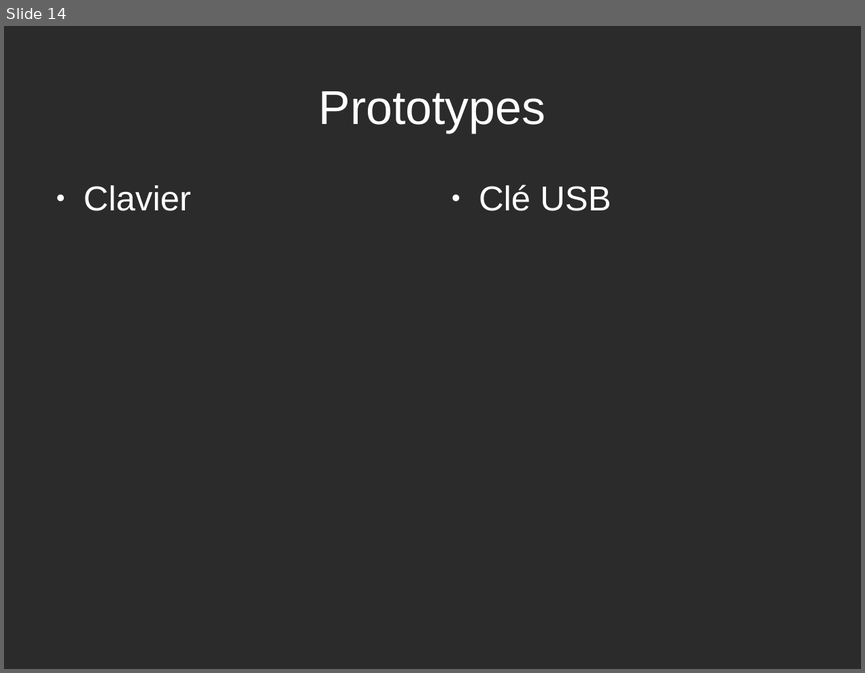
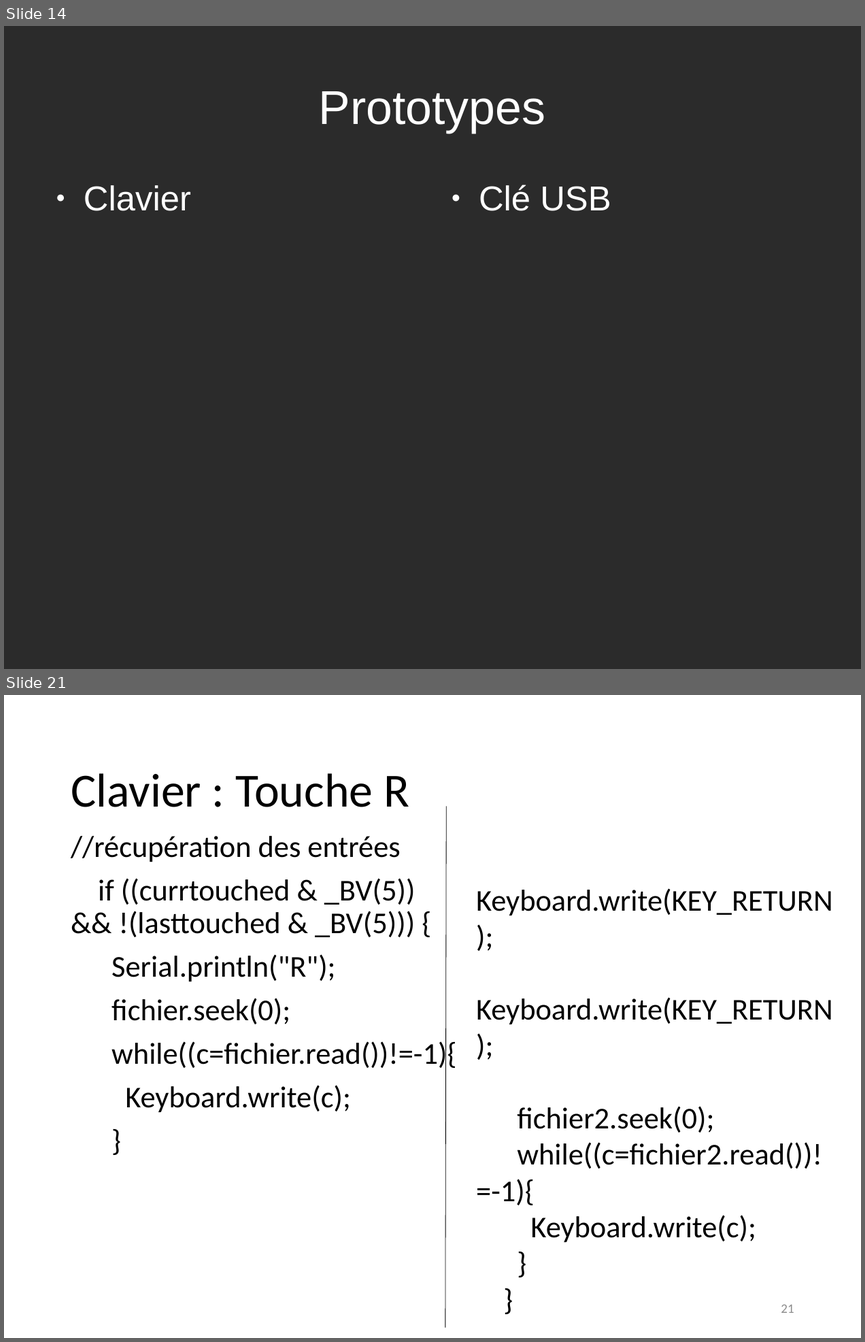
Before and after one commit to rguillomon/IMA3-4_Project, a slide deck: P12(périphUSB).odp. Shown one above the other, each under a label of ours: slide 14 before the commit, slides 14 and 21 after it; the slides between them are not shown. The pictures are 865x673 and 865x1342 pixels, drawn with LibreOffice and Linux fonts; fonts in the diff are those of the drawing; background and template pictures are left out; a plain dark background stands for a picture behind light text. Boxes give left, top, right and bottom in pixels: in the first picture for what was removed or moved away, otherwise in the second. Text is boxed around its words. In the diff, an @@ line names an element or a change of style, - is before the commit and + after.

```diff
--- a/P12(périphUSB).odp
+++ b/P12(périphUSB).odp
@@ slide 21 added at [4, 695, 861, 1338], background #FFFFFF @@
@@ title added at [71, 773, 409, 807], 44 pt, text #000000 @@
+Clavier : Touche R
@@ line added from (447, 807) to (445, 1327), #000000 0.51 pt @@
@@ text added at [71, 836, 456, 1113], 28 pt, text #000000 @@
+//récupération des entrées
+if ((currtouched & _BV(5)) && !(lasttouched & _BV(5))) {
+Serial.println("R");
+fichier.seek(0);
+while((c=fichier.read())!=-1){
+Keyboard.write(c);
+}
@@ text added at [476, 888, 833, 1242], 28 pt, text #000000 @@
+Keyboard.write(KEY_RETURN);
+Keyboard.write(KEY_RETURN);
+fichier2.seek(0);
+while((c=fichier2.read())!=-1){
+Keyboard.write(c);
+}
+}
@@ page number added at [781, 1304, 793, 1312], 12 pt, text #8B8B8B @@
+21
```
Also in this commit, not shown: 4 slides changed, 7 other slides added, 16 other files.
